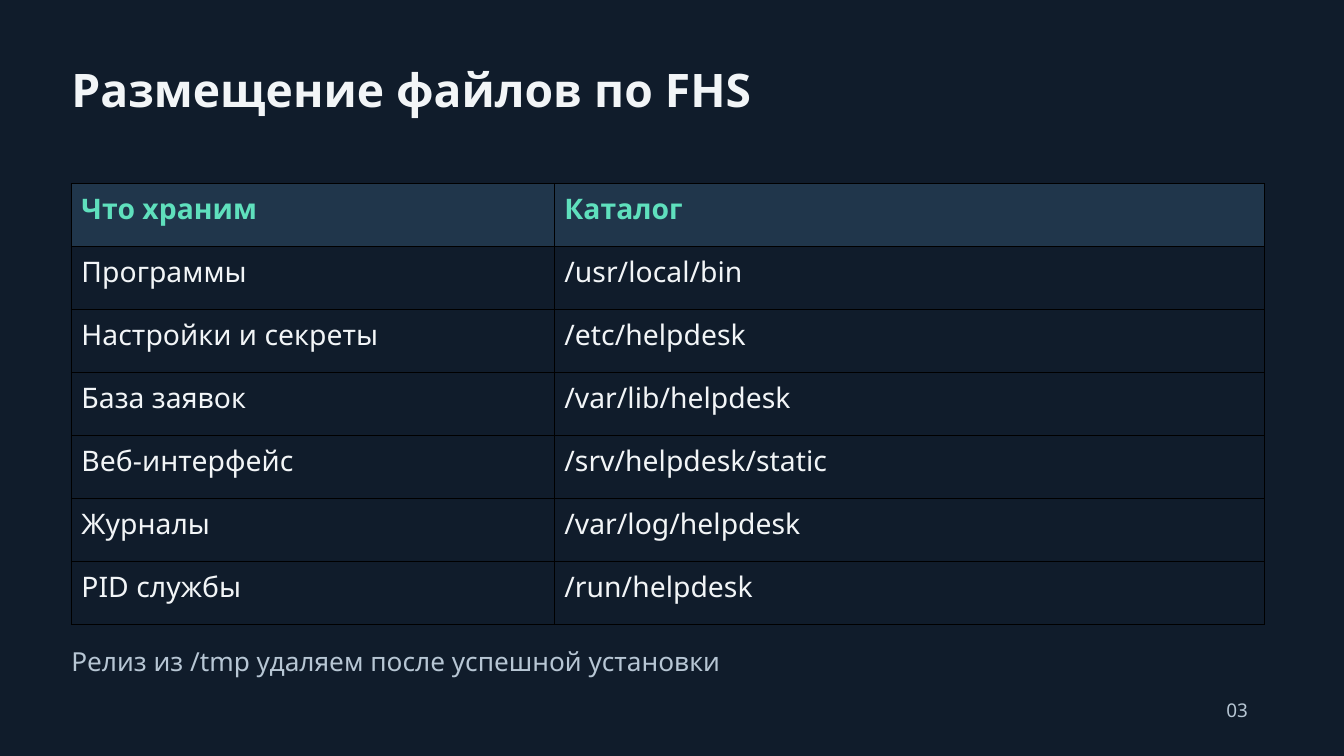
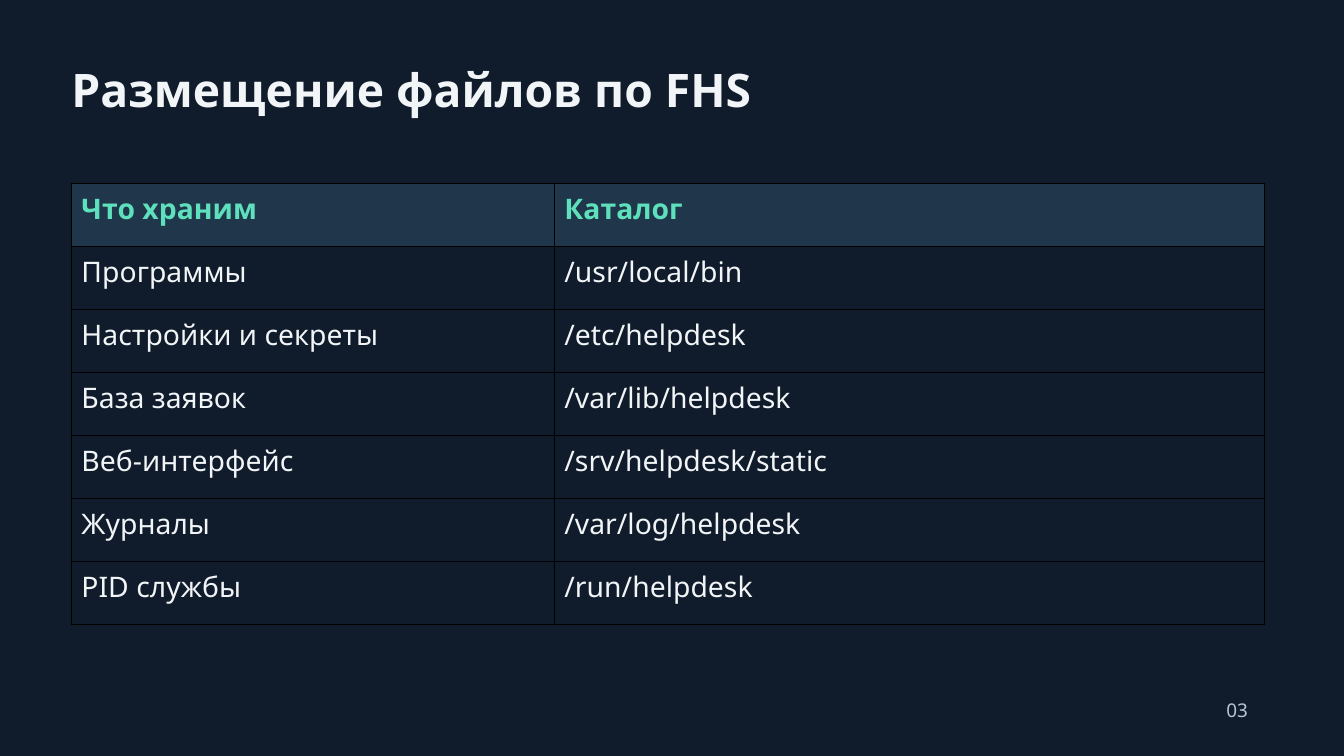
Before and after one commit to DXlol112/tz-01-helpdesk, a slide deck: slide 3 of presentations/helpdesk-project.pptx. Drawn at 1344x756 pixels with LibreOffice and Linux fonts; fonts in the diff are those of the drawing. Boxes give left, top, right and bottom in pixels: in the first picture for what was removed or moved away, otherwise in the second. Text is boxed around its words. In the diff, an @@ line names an element or a change of style, - is before the commit and + after.

```diff
--- a/presentations/helpdesk-project.pptx
+++ b/presentations/helpdesk-project.pptx
@@ text removed at [71, 651, 720, 678] @@
-Релиз из /tmp удаляем после успешной установки
```
Also in this commit, not shown: 3 other slides changed, 1 slide added, 1 slide removed.
